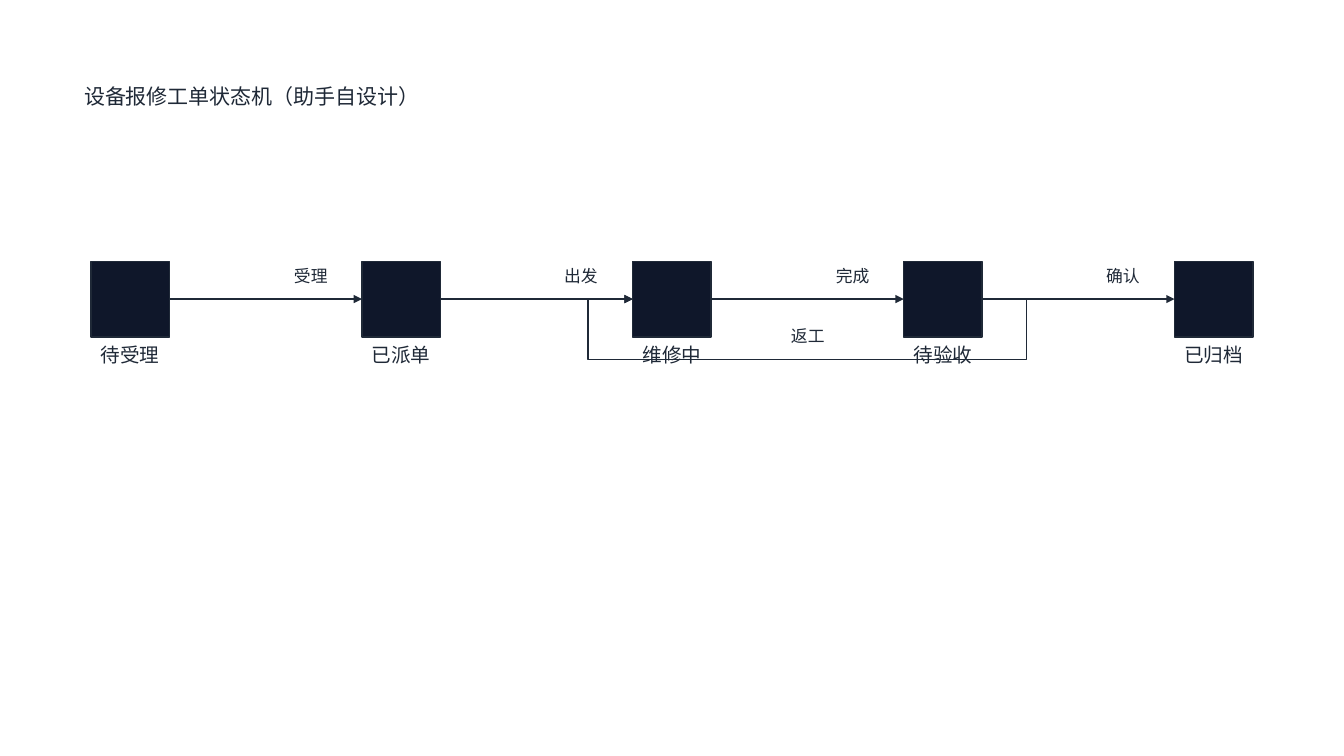
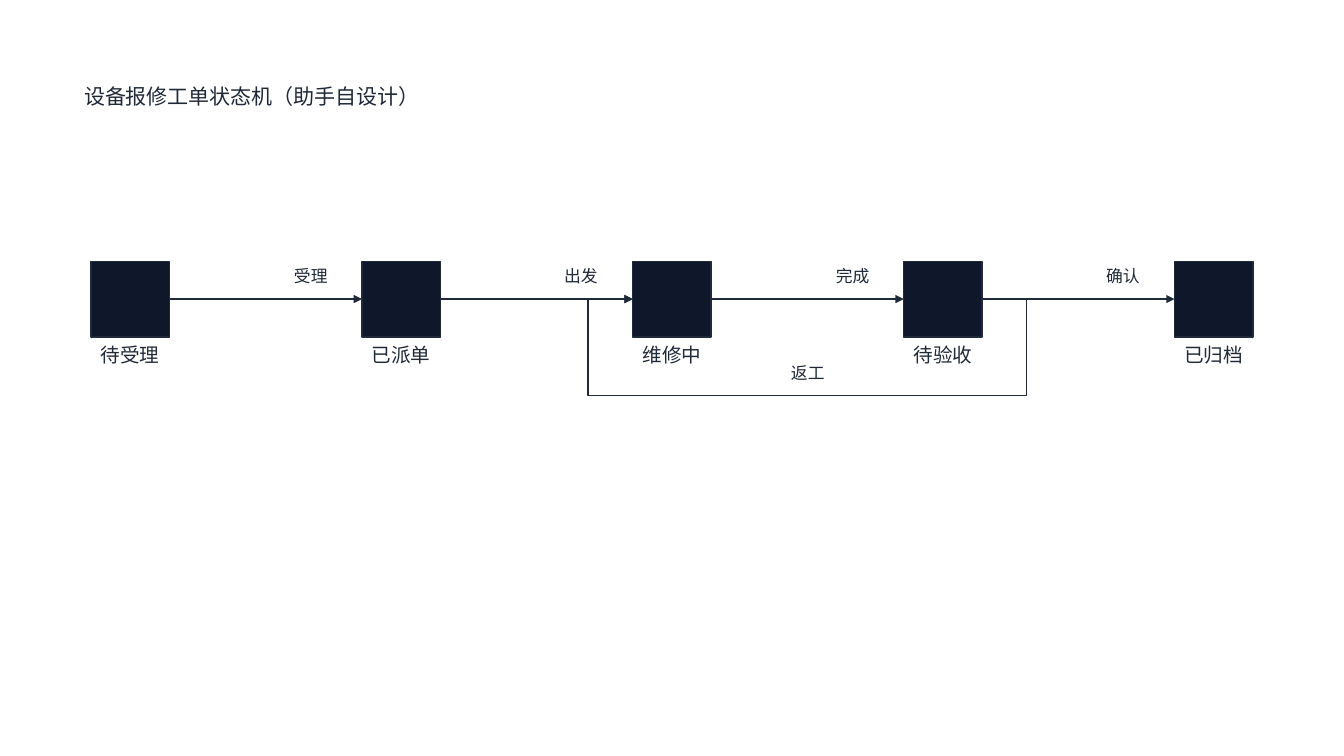
Before and after one commit to zbsph/dsh-ppt-studio, a slide deck: slide 2 of examples/style-test/style-test.pptx. Drawn at 1344x756 pixels with LibreOffice and Linux fonts; fonts in the diff are those of the drawing. Boxes give left, top, right and bottom in pixels: in the first picture for what was removed or moved away, otherwise in the second. Text is boxed around its words. In the diff, an @@ line names an element or a change of style, - is before the commit and + after.

```diff
--- a/examples/style-test/style-test.pptx
+++ b/examples/style-test/style-test.pptx
@@ freeform shape: place and size @@
-freeform shape at [589, 299, 1027, 360]
+freeform shape at [589, 299, 1027, 396]
@@ text "返工": place and size @@
-text "返工" at [791, 328, 825, 343]
+text "返工" at [791, 365, 825, 380]
```
Also in this commit, not shown: 32 other files.
